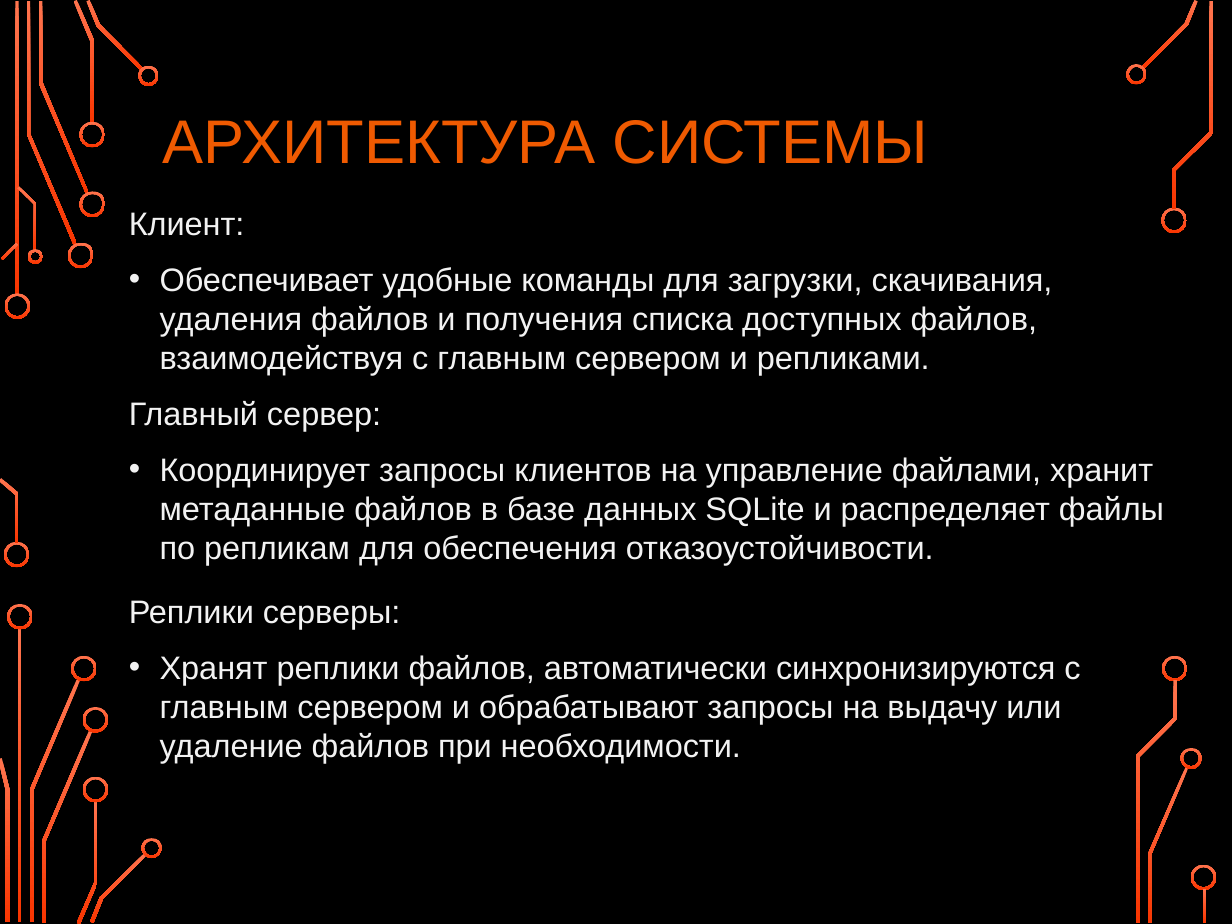
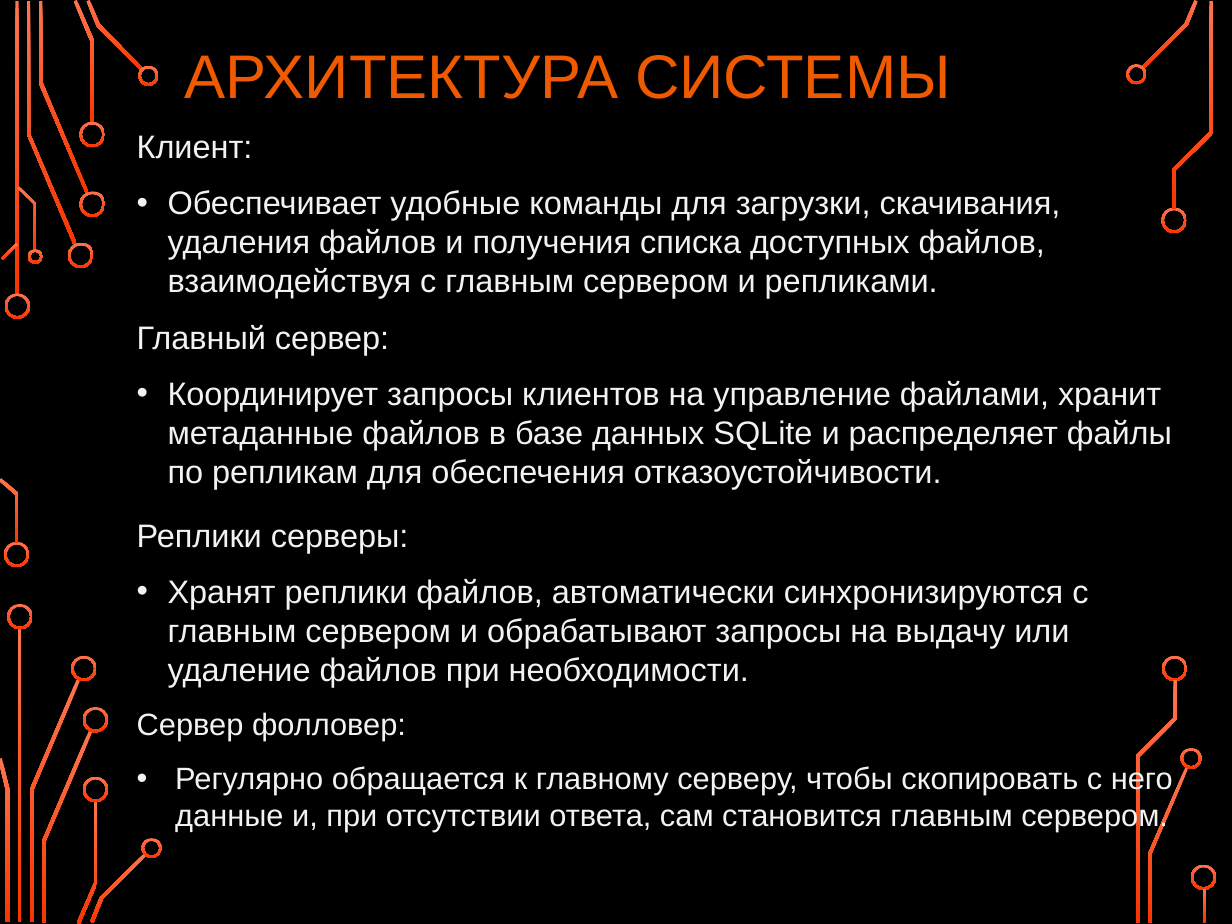
Before and after one commit to FraaaM/Distributed_file_system, a slide deck: slide 4 of DFS_presentation.pptx. Drawn at 1232x924 pixels with LibreOffice and Linux fonts; fonts in the diff are those of the drawing; background and template pictures are left out. Boxes give left, top, right and bottom in pixels: in the first picture for what was removed or moved away, otherwise in the second. Text is boxed around its words. In the diff, an @@ line names an element or a change of style, - is before the commit and + after.

Commit message:
[EAbrakhin] Minor edits - 'assets' Moved to a shared folder - Created 'utils' for all projects - Refactoring - Updated 'DFS_presentation.pptx'

```diff
--- a/DFS_presentation.pptx
+++ b/DFS_presentation.pptx
@@ title "АРХИТЕКТУРА СИСТЕМЫ" moved from (x1=162, y1=120, x2=929, y2=164) to (x1=184, y1=55, x2=951, y2=99) @@
@@ text "Клиент:" moved from (x1=129, y1=212, x2=1164, y2=763) to (x1=137, y1=135, x2=1173, y2=832) @@
@@ text at (x1=137, y1=712, x2=1173, y2=832): paragraphs added @@
+Сервер фолловер:
+• Регулярно обращается к главному серверу, чтобы скопировать с него данные и, при отсутствии ответа, сам становится главным сервером.
```
Also in this commit, not shown: 10 other slides changed, 55 other files.
